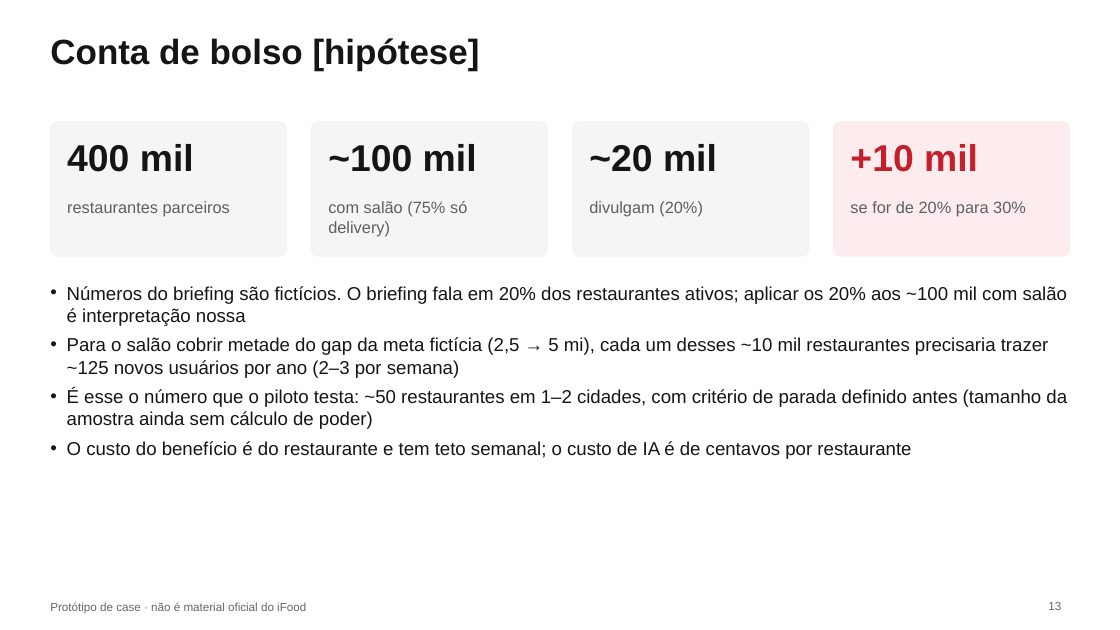
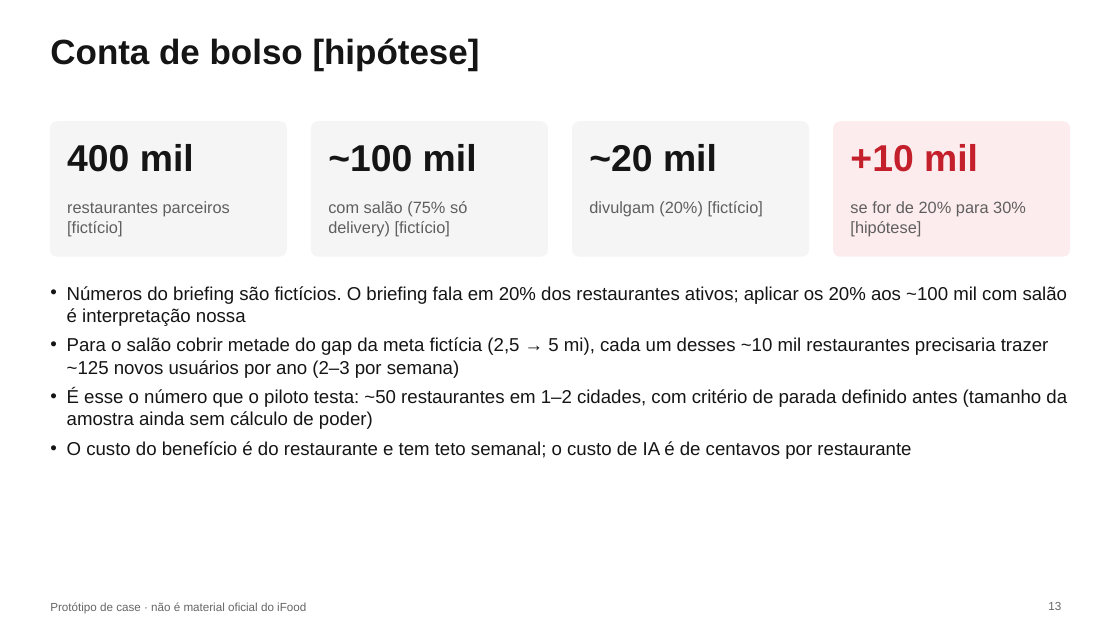
Before and after one commit to mateusferrao/comer-fora-no-salao, a slide deck: slide 13 of docs/entrega/apresentacao.pptx. Drawn at 1120x630 pixels with LibreOffice and Linux fonts; fonts in the diff are those of the drawing. Boxes give left, top, right and bottom in pixels: in the first picture for what was removed or moved away, otherwise in the second. Text is boxed around its words. In the diff, an @@ line names an element or a change of style, - is before the commit and + after.

```diff
--- a/docs/entrega/apresentacao.pptx
+++ b/docs/entrega/apresentacao.pptx
@@ text at [67, 201, 230, 237]: text changed @@
-restaurantes parceiros
+restaurantes parceiros [fictício]
@@ text at [328, 201, 467, 237]: text changed @@
-com salão (75% só delivery)
+com salão (75% só delivery) [fictício]
@@ text at [589, 201, 763, 217]: text changed @@
-divulgam (20%)
+divulgam (20%) [fictício]
@@ text at [850, 201, 1026, 237]: text changed @@
-se for de 20% para 30%
+se for de 20% para 30% [hipótese]
```
Also in this commit, not shown: 3 other slides changed, 4 other files.
